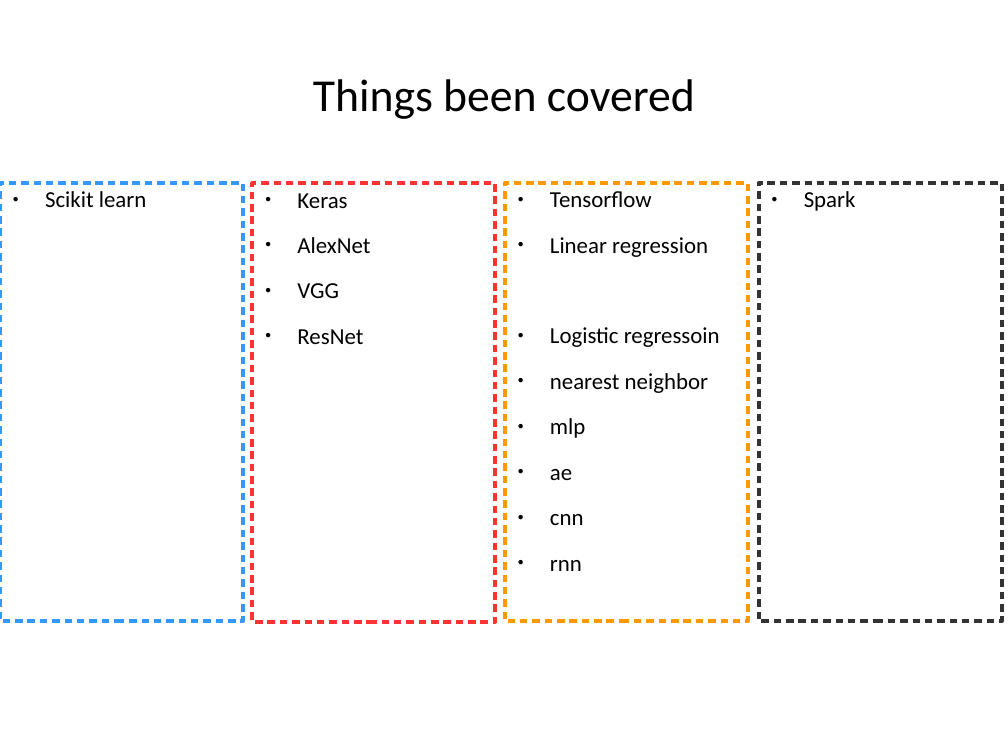
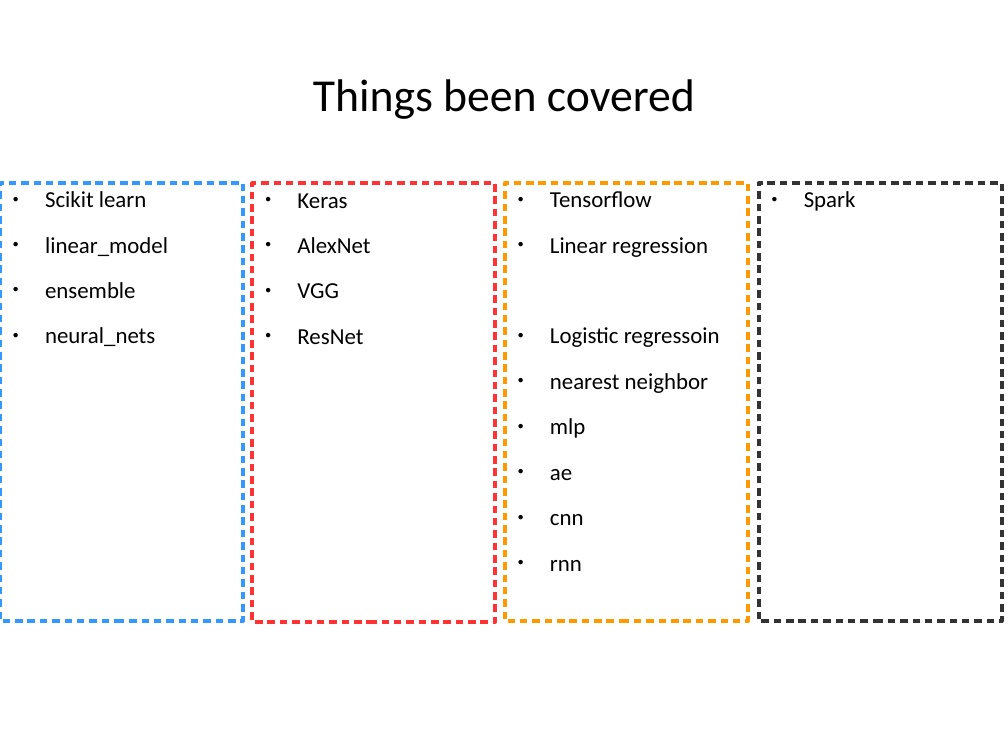
Before and after one commit to TedJeong/vipidly-vociferous, a slide deck: slide 10 of notes/머신러닝부터최적화문제까지.odp. Drawn at 1008x756 pixels with LibreOffice and Linux fonts; fonts in the diff are those of the drawing. Boxes give left, top, right and bottom in pixels: in the first picture for what was removed or moved away, otherwise in the second. Text is boxed around its words. In the diff, an @@ line names an element or a change of style, - is before the commit and + after.

```diff
--- a/notes/머신러닝부터최적화문제까지.odp
+++ b/notes/머신러닝부터최적화문제까지.odp
@@ text at [45, 237, 168, 346]: paragraphs added @@
+● linear_model
+● ensemble
+● neural_nets
```
Also in this commit, not shown: 2 other slides changed.
